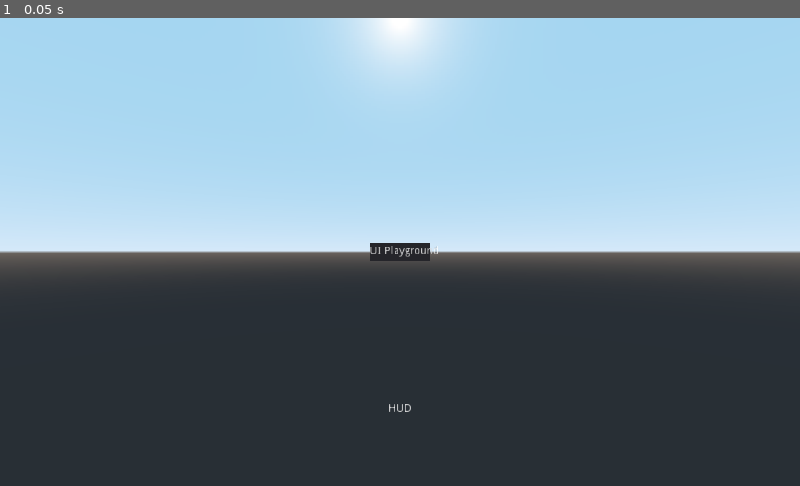
Above: before the commit, frame 1.
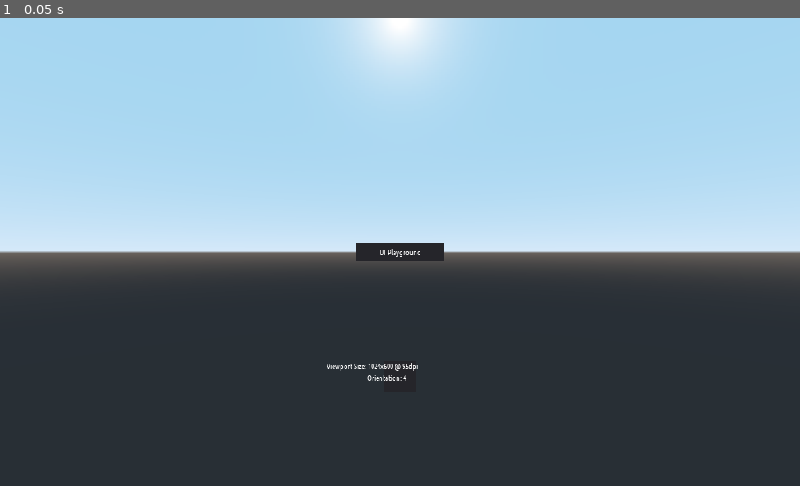
Above: after the commit, the same moment.

Repository: AnmAtAnm/uiplayground-for-godot
Game: Godot game, scene res://Main.tscn
Two runs of this game, one before a commit and one after it. Both use one fixed random seed, a clock stepped at 60 frames per second and the inputs below.
Inputs:
- Up to frame 1 (0.05 s): no input

The runs differ from the first frame. In frame 1, 0.3% of the frame differs, in the area x 40-56%, y 48-85%.
Error before the commit: Parse Error: The identifier "ConnectTo" isn't declared in the current scope. (res://Classes/LabelScreenSize.gd:20)

Commit message:
Adding DpiScaledDefaultFont
This scales the font in the Theme for all children, so that the font is legible on high-DPI devices.

BUGs:
 * Labels have backgrounds, but they don't resize with the label after the font update.
 * The labels do center horizontally

Diff:
--- /dev/null
+++ b/Classes/DpiScaledDefaultFont.gd
@@ -0,0 +1,26 @@
+extends Control
+
+export(DynamicFont) var font
+export(float, 1, 288, 1.0) var font_size_points: float = 16.0
+
+# Called when the node enters the scene tree for the first time.
+func _ready():
+	var dpi = OS.get_screen_dpi()
+
+	if font:
+		# Find the closest theme definition, falling back on the default theme
+		if not theme:
+			theme = Theme.new()
+			theme.copy_default_theme()  # Fail back
+			var parent = get_parent()
+			while parent:
+				var parent_theme = parent.theme as Theme
+				if parent_theme:
+					theme.copy_theme(parent_theme)
+					break
+				else:
+					parent = parent.get_parent()
+		theme.default_font = font;
+		font.size = floor(dpi * font_size_points / 72)
+	else:
+		printerr("DpiScaledDefaultFont missing DynamicFont")
--- /dev/null
+++ b/Fonts/UbuntuCondensed-Regular.tres
@@ -0,0 +1,7 @@
+[gd_resource type="DynamicFont" load_steps=2 format=2]
+
+[sub_resource type="DynamicFontData" id=1]
+font_path = "res://Fonts/UbuntuCondensed-Regular.ttf"
+
+[resource]
+font_data = SubResource( 1 )
--- a/HUD.tscn
+++ b/HUD.tscn
@@ -9,14 +9,26 @@
 "_edit_use_anchors_": false
 }
 
-[node name="LabelScreenSize" type="Label" parent="."]
+[node name="Panel" type="Panel" parent="."]
 anchor_left = 0.5
-anchor_top = 1.0
+anchor_top = 0.8
 anchor_right = 0.5
-anchor_bottom = 1.0
+anchor_bottom = 0.8
+margin_left = -20.0
+margin_top = -40.0
+margin_right = 20.0
+grow_horizontal = 2
+__meta__ = {
+"_edit_use_anchors_": false
+}
+
+[node name="LabelScreenSize" type="Label" parent="Panel"]
+anchor_left = 0.5
+anchor_right = 0.5
 margin_left = -217.0
-margin_top = -106.0
 margin_right = 217.0
+margin_bottom = 126.0
+grow_horizontal = 2
 text = "HUD"
 align = 1
 script = ExtResource( 2 )
--- a/Main.tscn
+++ b/Main.tscn
@@ -1,25 +1,52 @@
-[gd_scene format=2]
+[gd_scene load_steps=4 format=2]
+
+[ext_resource path="res://Fonts/UbuntuCondensed-Regular.tres" type="DynamicFont" id=1]
+[ext_resource path="res://Classes/DpiScaledDefaultFont.gd" type="Script" id=2]
+
+[sub_resource type="Theme" id=1]
 
 [node name="WorldEnvironment" type="WorldEnvironment"]
 
 [node name="Camera" type="Camera" parent="."]
 
-[node name="Panel" type="Panel" parent="."]
-anchor_left = 0.462
-anchor_top = 0.481
-anchor_right = 0.538
-anchor_bottom = 0.519
-margin_left = -0.0880127
-margin_top = -0.100037
-margin_right = 0.0879517
-margin_bottom = 0.0999756
+[node name="DpiScaledDefaultFont" type="Control" parent="."]
+anchor_right = 1.0
+anchor_bottom = 1.0
+theme = SubResource( 1 )
+script = ExtResource( 2 )
+__meta__ = {
+"_edit_use_anchors_": false
+}
+font = ExtResource( 1 )
+font_size_points = 8.0
+
+[node name="Panel" type="Panel" parent="DpiScaledDefaultFont"]
+anchor_left = 0.5
+anchor_top = 0.5
+anchor_right = 0.5
+anchor_bottom = 0.5
+margin_left = -56.0
+margin_top = -11.5
+margin_right = 56.0
+margin_bottom = 11.5
+grow_horizontal = 2
+grow_vertical = 2
 __meta__ = {
 "_edit_use_anchors_": false
 }
 
-[node name="Label" type="Label" parent="Panel"]
-anchor_right = 1.0
-anchor_bottom = 1.0
+[node name="Label" type="Label" parent="DpiScaledDefaultFont/Panel"]
+anchor_left = 0.5
+anchor_top = 0.5
+anchor_right = 0.5
+anchor_bottom = 0.5
+margin_left = -41.5
+margin_top = -9.5
+margin_right = 41.5
+margin_bottom = 9.5
+grow_horizontal = 2
+grow_vertical = 2
+custom_fonts/font = ExtResource( 1 )
 text = "UI Playground"
 align = 1
 valign = 1
--- a/project.godot
+++ b/project.godot
@@ -8,9 +8,14 @@
 
 config_version=4
 
-_global_script_classes=[  ]
+_global_script_classes=[ {
+"base": "Object",
+"class": "ConnectTo",
+"language": "GDScript",
+"path": "res://Classes/ConnectTo.gd"
+} ]
 _global_script_class_icons={
-
+"ConnectTo": ""
 }
 
 [application]
@@ -27,6 +32,10 @@
 
 window/handheld/orientation="sensor_landscape"
 
+[gui]
+
+theme/custom_font="res://Fonts/UbuntuCondensed-Regular.tres"
+
 [rendering]
 
 quality/driver/driver_name="GLES2"
Not shown, added: Fonts/UFL.txt
Binary file added: Fonts/UbuntuCondensed-Regular.ttf
Not shown, changed: TODO.md
